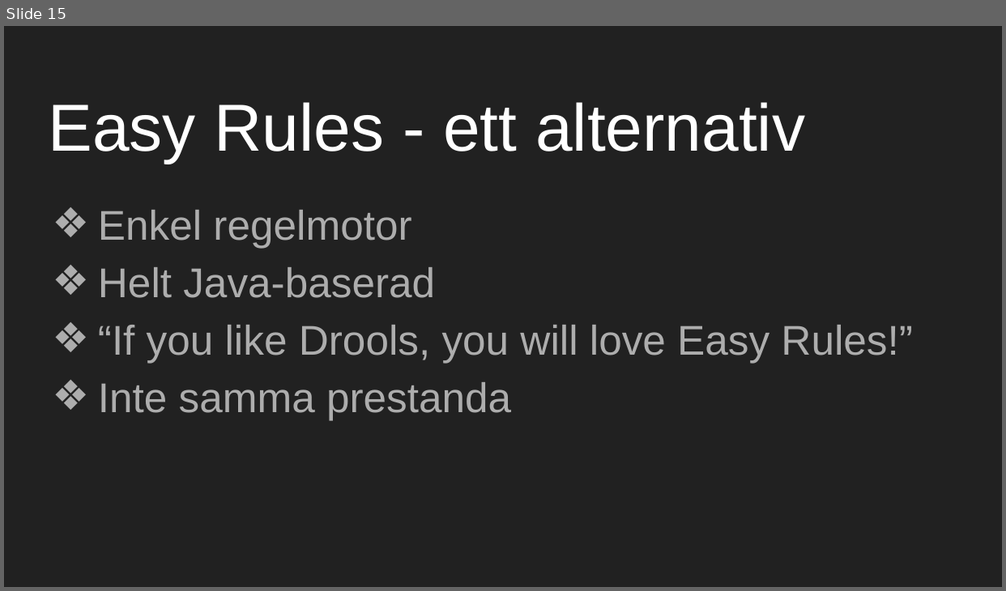
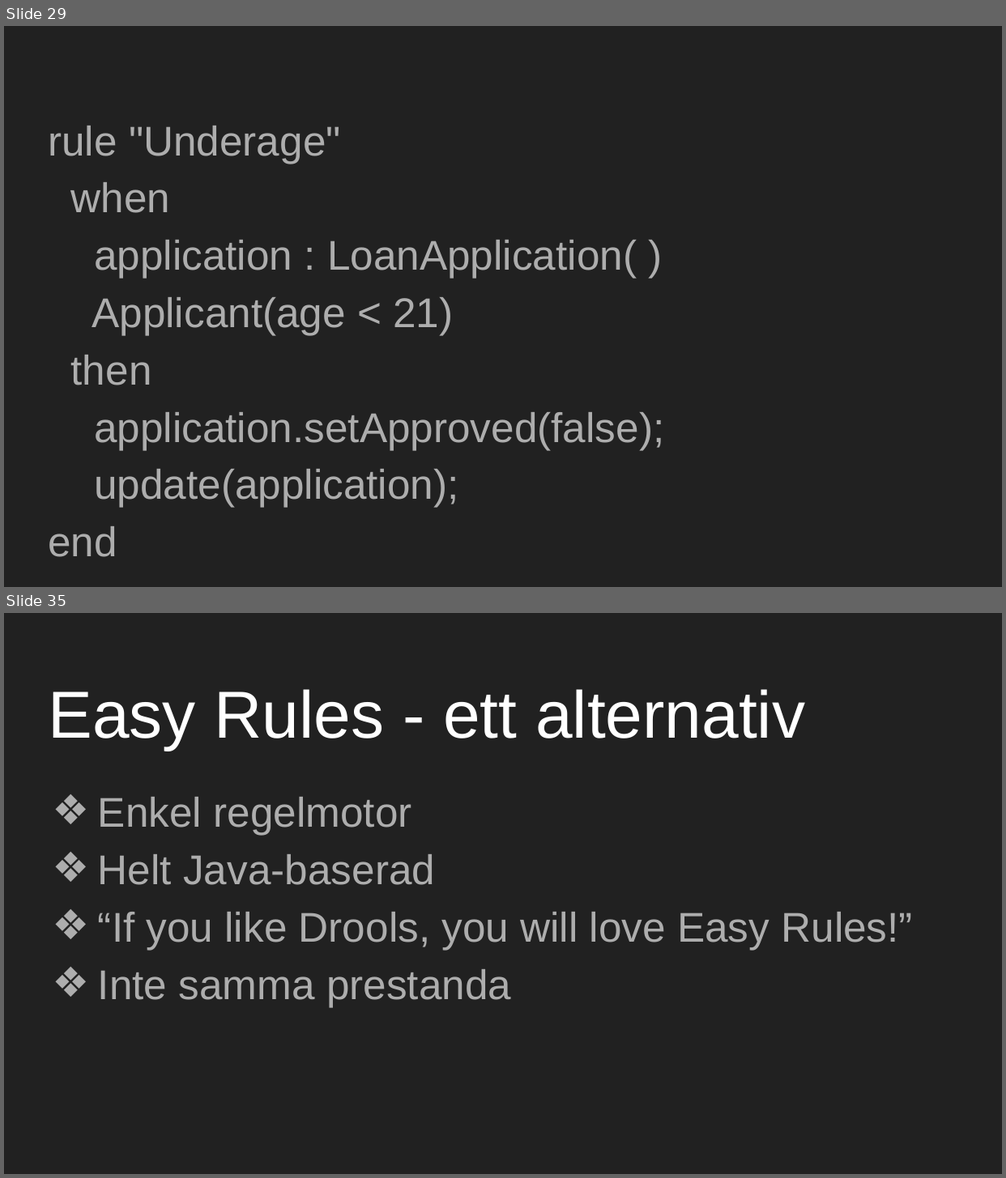
Before and after one commit to mejsla/stepup-drools-2019, a slide deck: docs/Regelmotorer.pptx. Shown one above the other, each under a label of ours: slide 15 before the commit, slides 29 and 35 after it; the slides between them are not shown. The pictures are 1006x591 and 1006x1178 pixels, drawn with LibreOffice and Linux fonts; fonts in the diff are those of the drawing. Boxes give left, top, right and bottom in pixels: in the first picture for what was removed or moved away, otherwise in the second. Text is boxed around its words. In the diff, an @@ line names an element or a change of style, - is before the commit and + after.

```diff
--- a/docs/Regelmotorer.pptx
+++ b/docs/Regelmotorer.pptx
@@ slide 29 added at <box>4,26,1002,587</box>, background #212121 @@
@@ text added at <box>48,126,664,557</box>, 30 pt, text #ADADAD @@
+rule "Underage"
+when
+application : LoanApplication( )
+Applicant(age < 21)
+then
+application.setApproved(false);
+update(application);
+end
@@ what was slide 15 is now slide 35 @@
```
Also in this commit, not shown: 3 slides changed, 20 other slides added, 1 slide removed.
